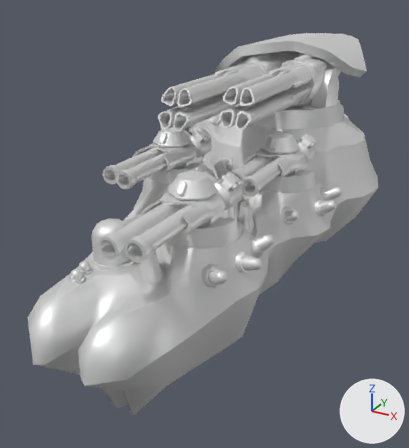
One commit to the glTF model glb/leganavyartyship.glb: the scene before it, then after it.
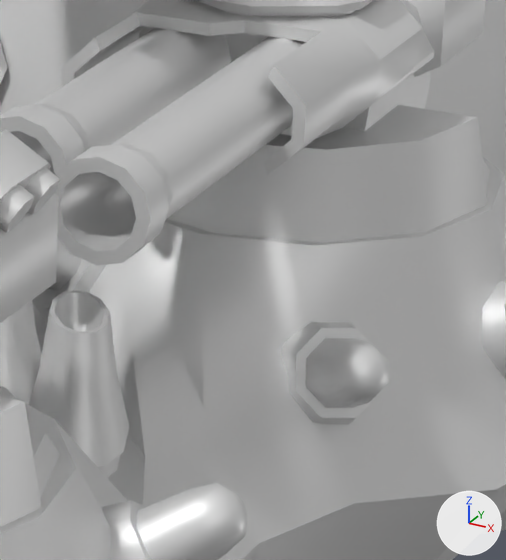
Each version appears first whole from a 50 mm lens placed at (73.5, -171.2, 76.2), pointed at (-13.3, -13.4, -2.8), and next in a close-up on the part from 57% to 78% of the width and 34% to 55% of the height. Arrows for +X, +Y and +Z are at lower right; the lights stay in place. The older version's two pictures come first. Where no turn or scale is listed for an object, it has been applied to the vertices.

Names of what the first close-up shows: 'barrel1Left1', 'barrel2Left1', 'base', 'turretHeadingPivotLeft1', 'turretHeadingPivotLeft2', 'turretPitchPivotLeft1', 'turretPitchPivotLeft2'.
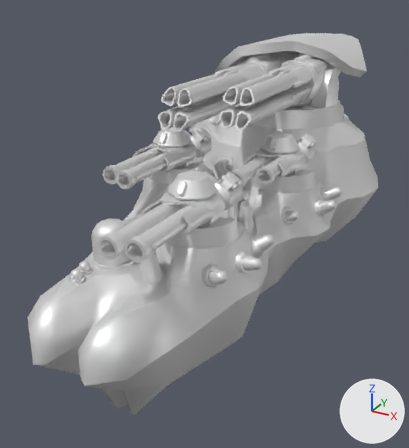
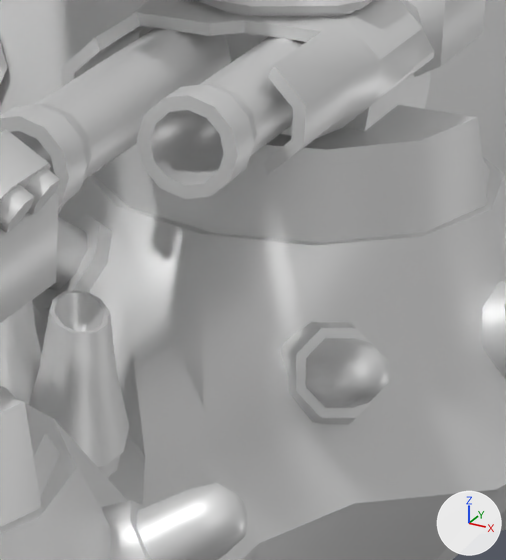
Changed parts and their boxes (x1, y1, x2, y2) in the close-ups (506 x 560 px):
'barrel2Left1', moved: before (54, 36, 306, 266); after (137, 36, 306, 199)

The edits, one by one:
Object 'barrel2Left1' (ob_barrel2left1) moves from (2.6, -9.701, 0.0) to (2.6, 0.299, 0.0).
